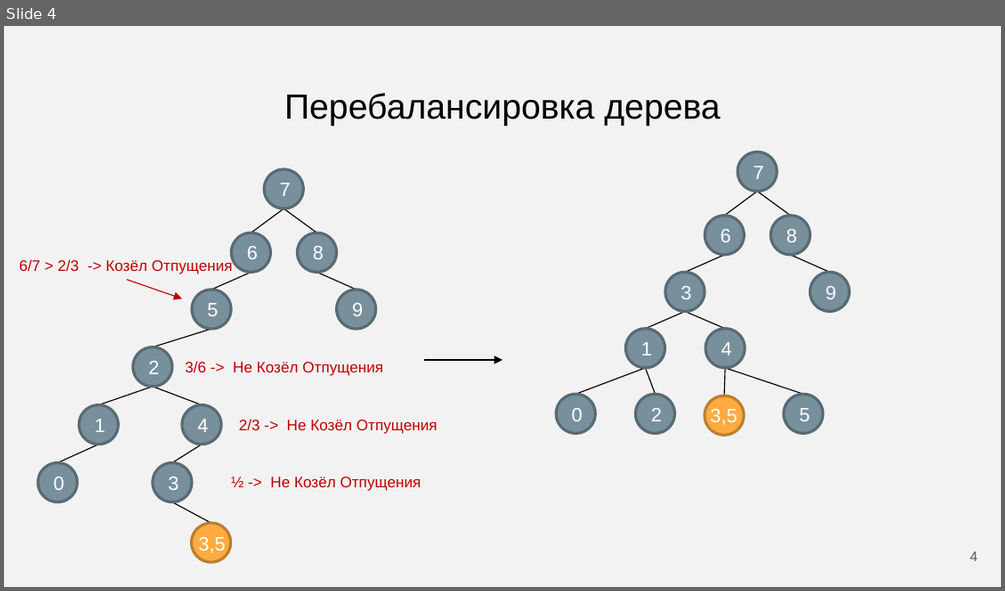
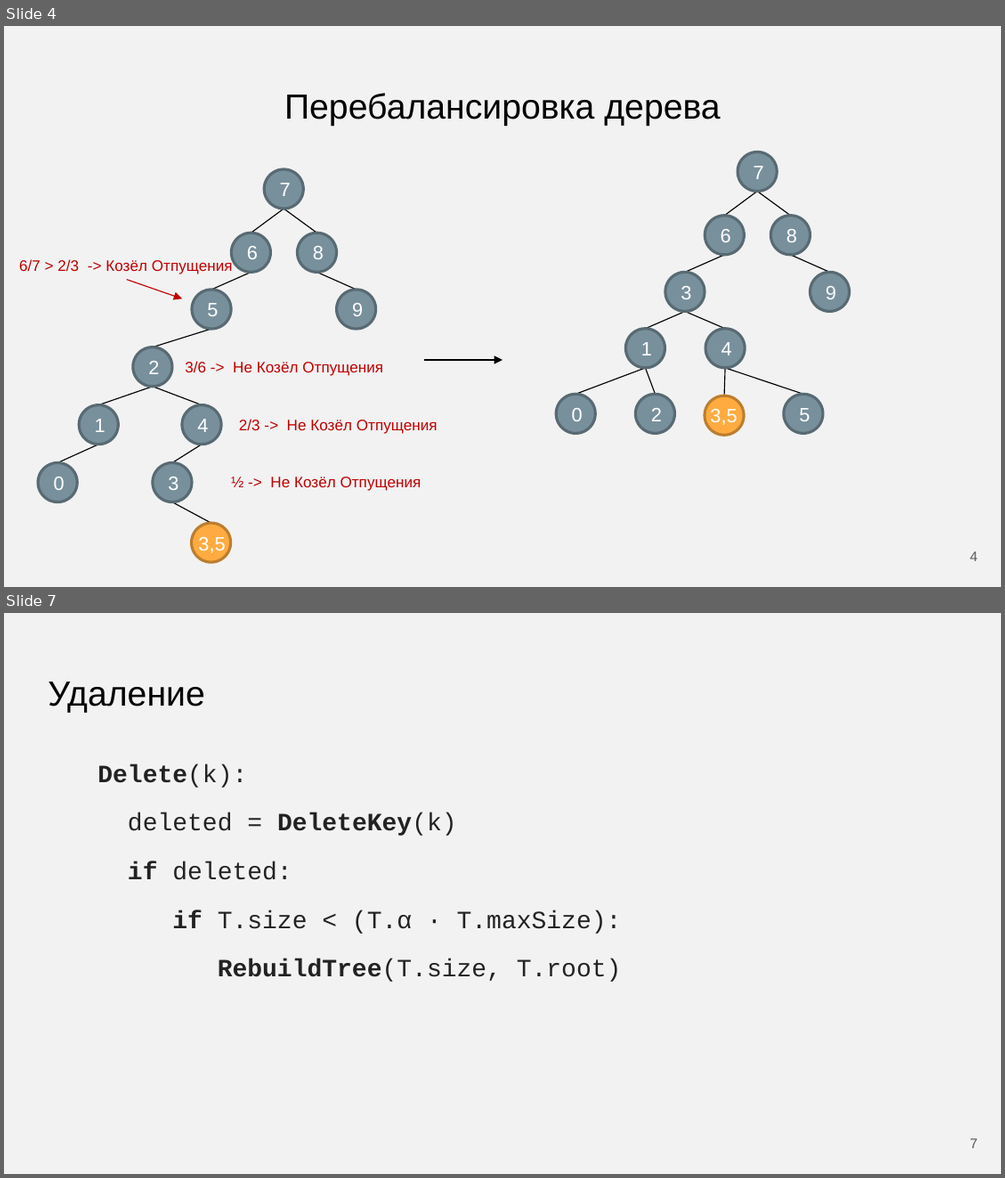
Before and after one commit to Flnchkv/ScapeGoat_Three, a slide deck: ScapeGoat Three.pptx. Shown one above the other, each under a label of ours: slide 4 before the commit, slides 4 and 7 after it; the slides between them are not shown. The pictures are 1005x591 and 1005x1178 pixels, drawn with LibreOffice and Linux fonts; fonts in the diff are those of the drawing. Boxes give left, top, right and bottom in pixels: in the first picture for what was removed or moved away, otherwise in the second. Text is boxed around its words. In the diff, an @@ line names an element or a change of style, - is before the commit and + after.

```diff
--- a/ScapeGoat Three.pptx
+++ b/ScapeGoat Three.pptx
@@ slide 7 added at bbox=[4, 613, 1001, 1174], background #F2F2F2 @@
@@ title added at bbox=[48, 682, 204, 713], 25.2 pt, text #000000 @@
+Удаление
@@ text added at bbox=[97, 764, 622, 981], 18 pt, text #222222 @@
+Delete(k):
+deleted = DeleteKey(k)
+if deleted:
+if T.size < (T.α · T.maxSize):
+RebuildTree(T.size, T.root)
@@ page number added at bbox=[970, 1138, 978, 1148], 10 pt, text #595959 @@
+7
```
Also in this commit, not shown: 3 slides changed, 2 other slides added, 1 slide removed.
